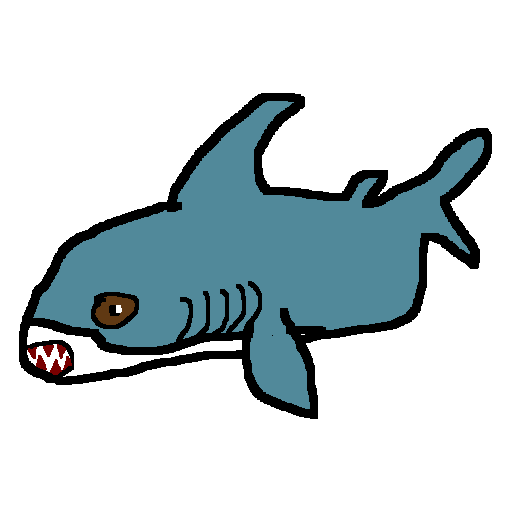
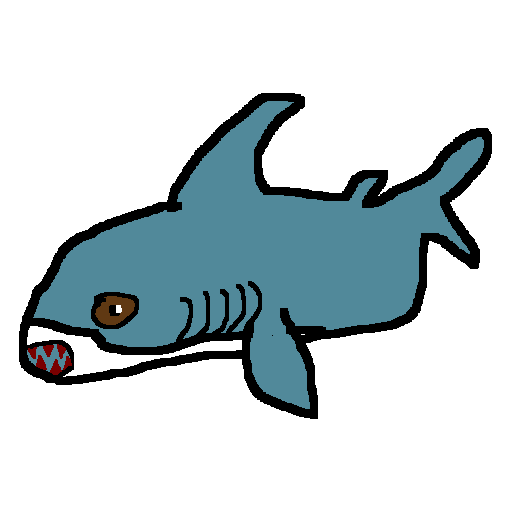
Before/after of a w=512, h=512 layered artwork. What changed in the layer stack:
painted on "Layer 1" over [27, 344, 70, 372]
